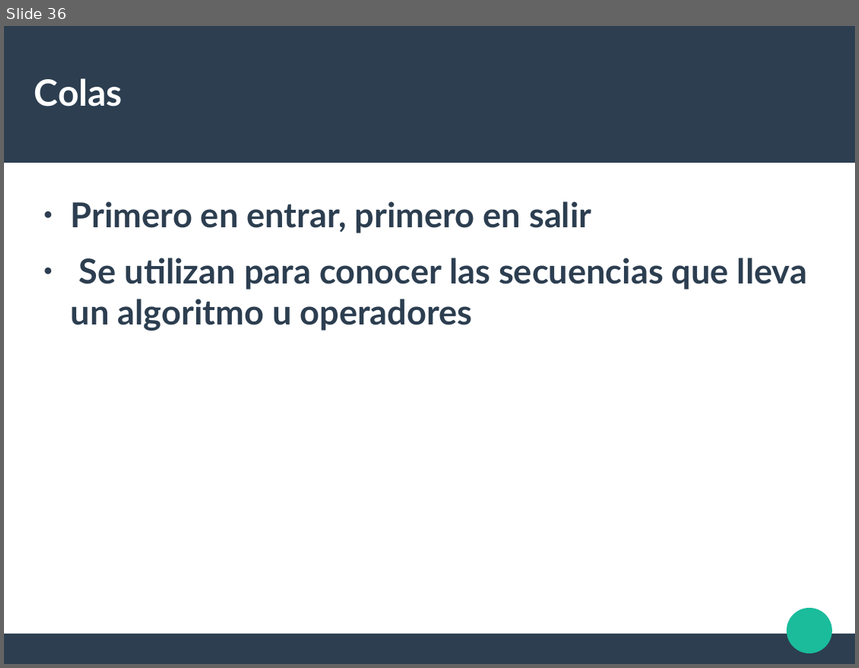
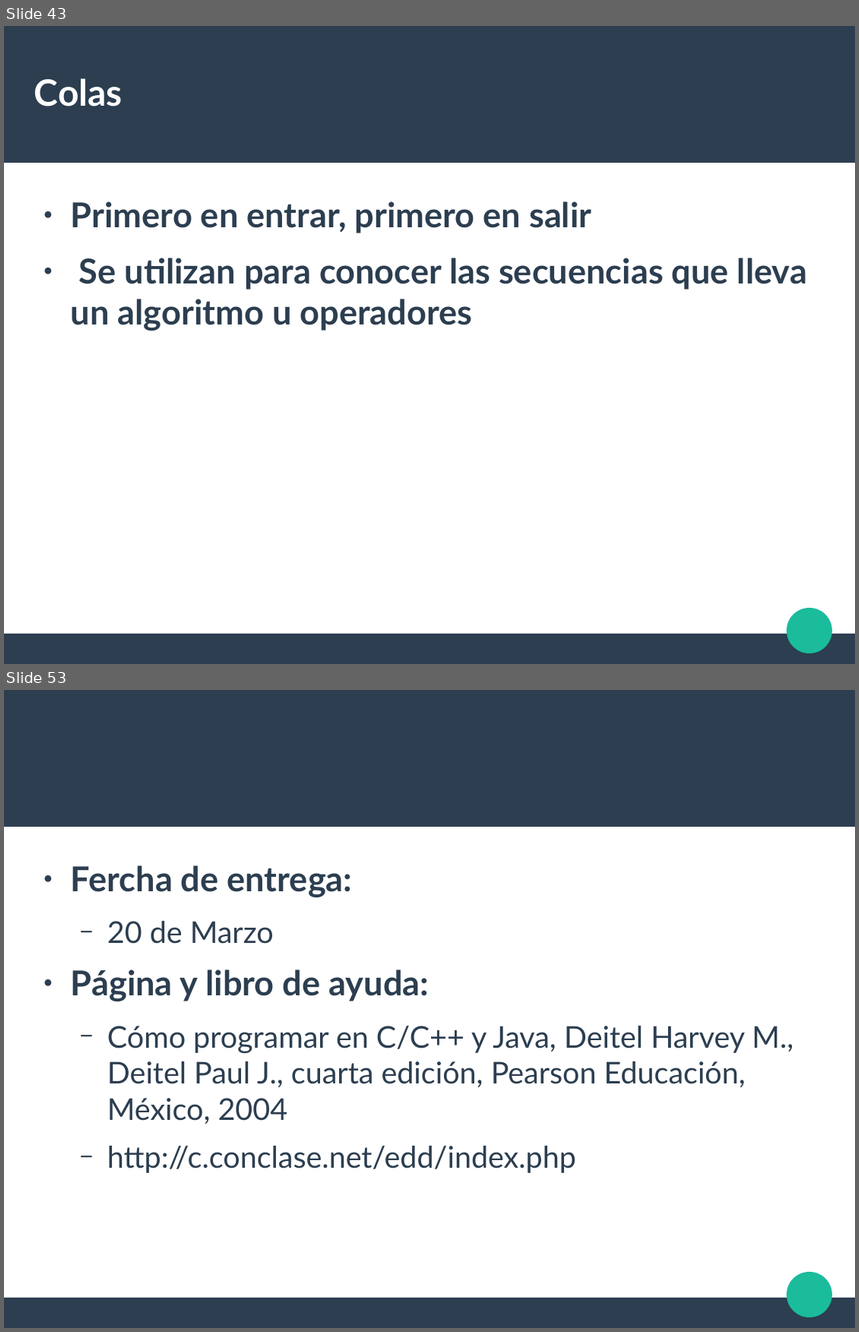
Before and after one commit to liowiki/EDA1-20192, a slide deck: Tema1.odp. Shown one above the other, each under a label of ours: slide 36 before the commit, slides 43 and 53 after it; the slides between them are not shown. The pictures are 859x668 and 859x1332 pixels, drawn with LibreOffice and Linux fonts; fonts in the diff are those of the drawing. Boxes give left, top, right and bottom in pixels: in the first picture for what was removed or moved away, otherwise in the second. Text is boxed around its words. In the diff, an @@ line names an element or a change of style, - is before the commit and + after.

```diff
--- a/Tema1.odp
+++ b/Tema1.odp
@@ slide 53 added at [4,690,855,1328], background #FFFFFF; not listed: 3 template elements that a slide beside it also shows @@
@@ text added at [71,866,794,1173], 28 pt, text #2C3E50 @@
+● Fercha de entrega:
+  − 20 de Marzo
+● Página y libro de ayuda:
+  − Cómo programar en C/C++ y Java, Deitel Harvey M., Deitel Paul J., cuarta edición, Pearson Educación, México, 2004
+  − http://c.conclase.net/edd/index.php
@@ what was slide 36 is now slide 43 @@
```
Also in this commit, not shown: 11 other slides added.
